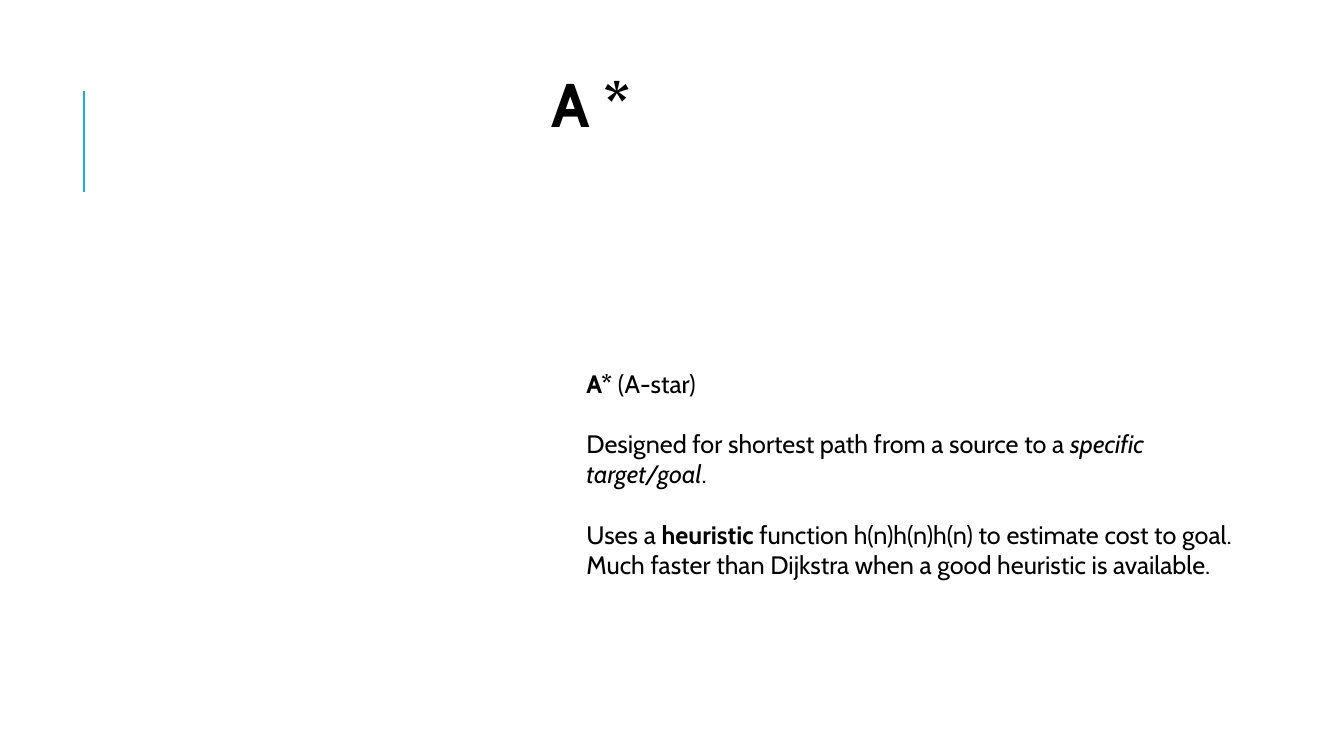
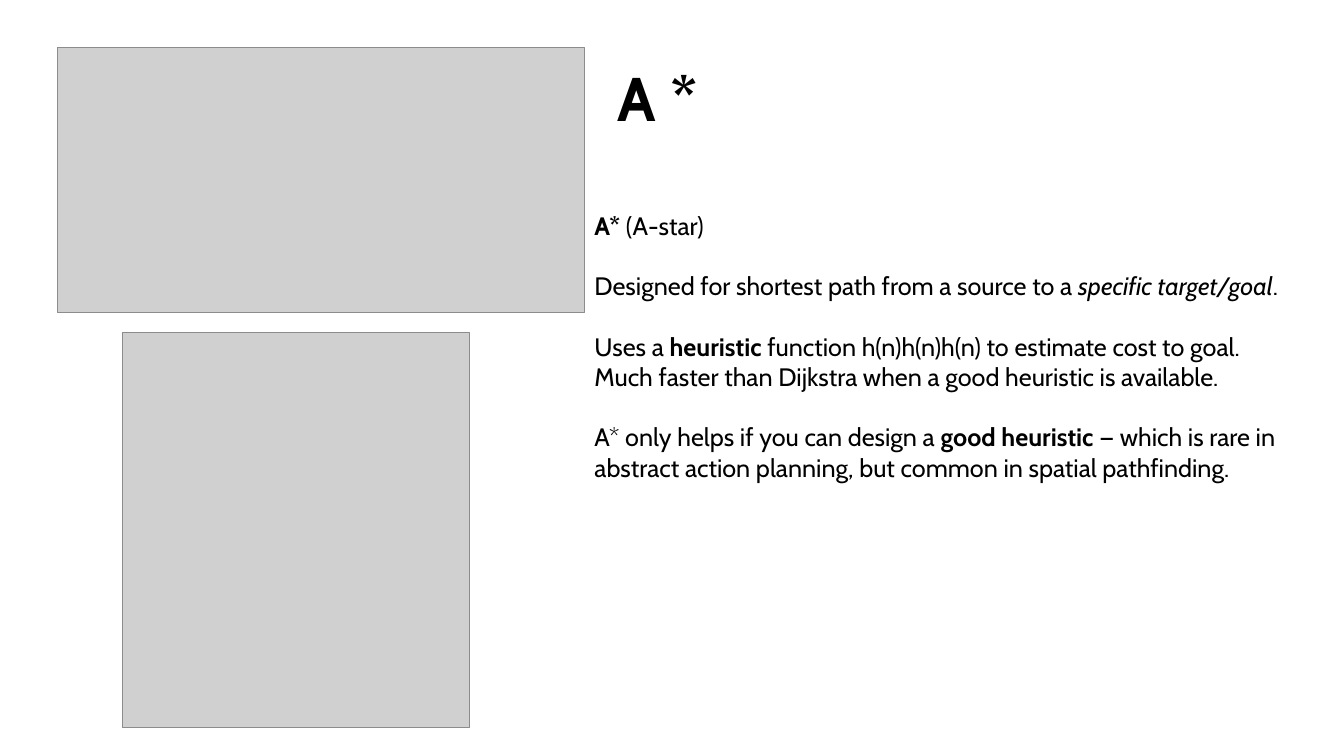
Before and after one commit to miguecrea/GOAP_RETAKE_PART_2, a slide deck: slide 18 of GPP_ZombieAI_Lozano_Miguel_2DAE10.pptx. Drawn at 1344x756 pixels with LibreOffice and Linux fonts; fonts in the diff are those of the drawing; grey boxes stand for pictures. Boxes give left, top, right and bottom in pixels: in the first picture for what was removed or moved away, otherwise in the second. Text is boxed around its words. In the diff, an @@ line names an element or a change of style, - is before the commit and + after.

```diff
--- a/GPP_ZombieAI_Lozano_Miguel_2DAE10.pptx
+++ b/GPP_ZombieAI_Lozano_Miguel_2DAE10.pptx
@@ picture added at bbox=[57, 47, 585, 312] @@
@@ text "A *": place and size @@
-text "A *" at bbox=[551, 84, 589, 127]
+text "A *" at bbox=[618, 78, 656, 121]
@@ line removed from (84, 192) to (84, 91) @@
@@ text "A* (A-star)": place and size @@
-text "A* (A-star)" at bbox=[586, 374, 1232, 580]
+text "A* (A-star)" at bbox=[594, 216, 1278, 483]
@@ picture added at bbox=[122, 333, 470, 728] @@
@@ text at bbox=[594, 427, 1275, 483]: paragraph added @@
+A* only helps if you can design a good heuristic — which is rare in abstract action planning, but common in spatial pathfinding.
```
Also in this commit, not shown: 1 other slide changed, 1 slide added, 1 slide removed, 2 other files.
